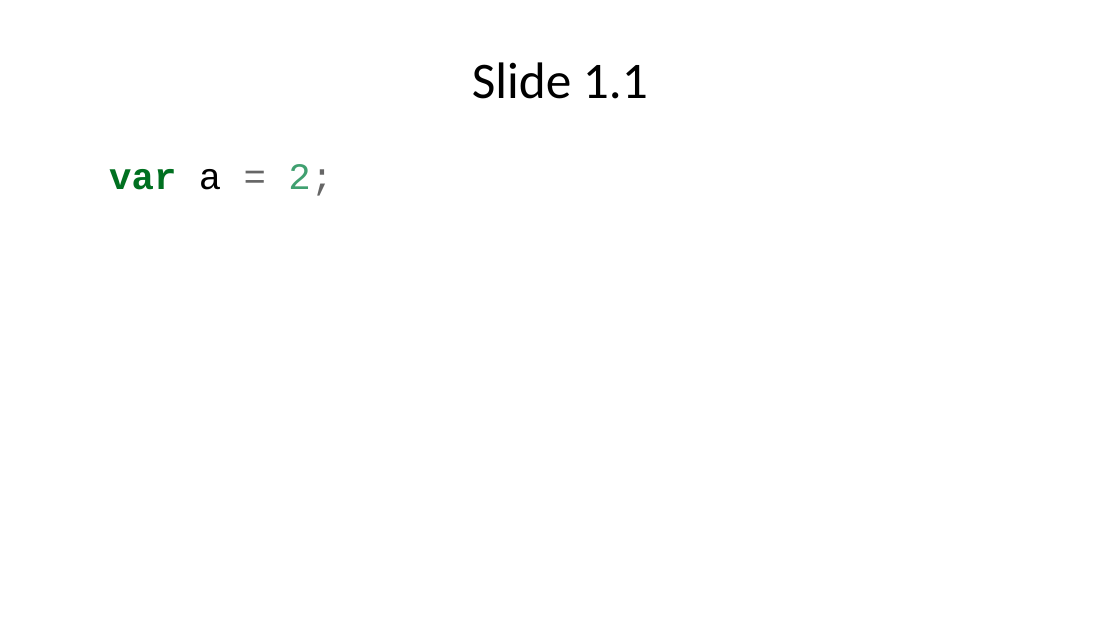
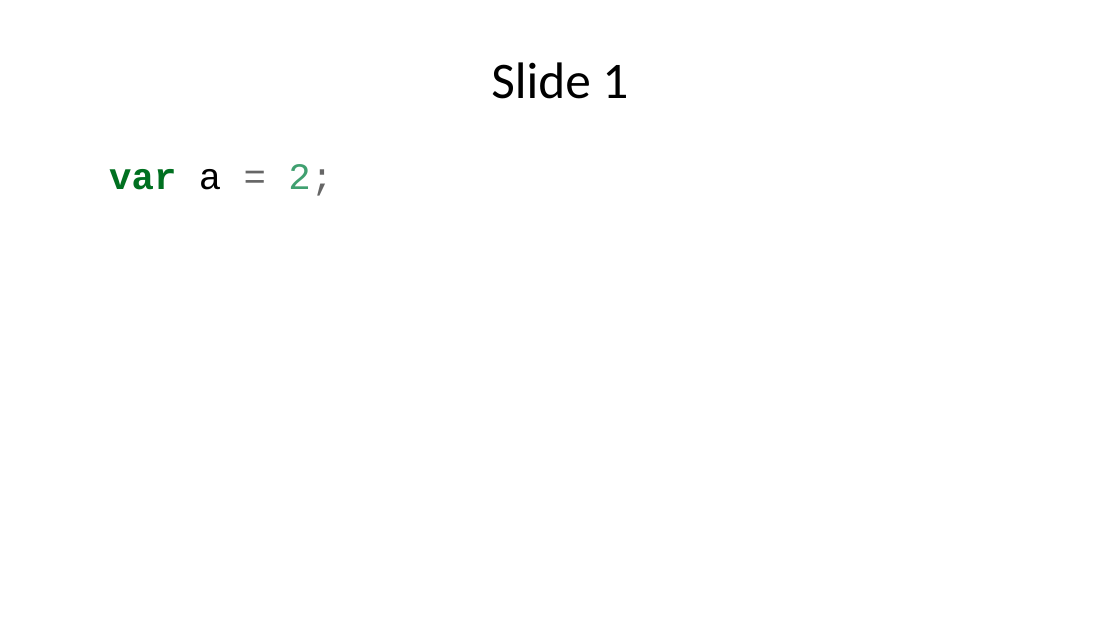
Before and after one commit to solsjo/bazel-pandoc-example, a slide deck: slide 2 of example.pptx. Drawn at 1120x630 pixels with LibreOffice and Linux fonts; fonts in the diff are those of the drawing. Boxes give left, top, right and bottom in pixels: in the first picture for what was removed or moved away, otherwise in the second. Text is boxed around its words. In the diff, an @@ line names an element or a change of style, - is before the commit and + after.

```diff
--- a/example.pptx
+++ b/example.pptx
@@ title at [491, 62, 628, 99]: text changed @@
-Slide 1.1
+Slide 1
```
Also in this commit, not shown: 2 other slides changed.
